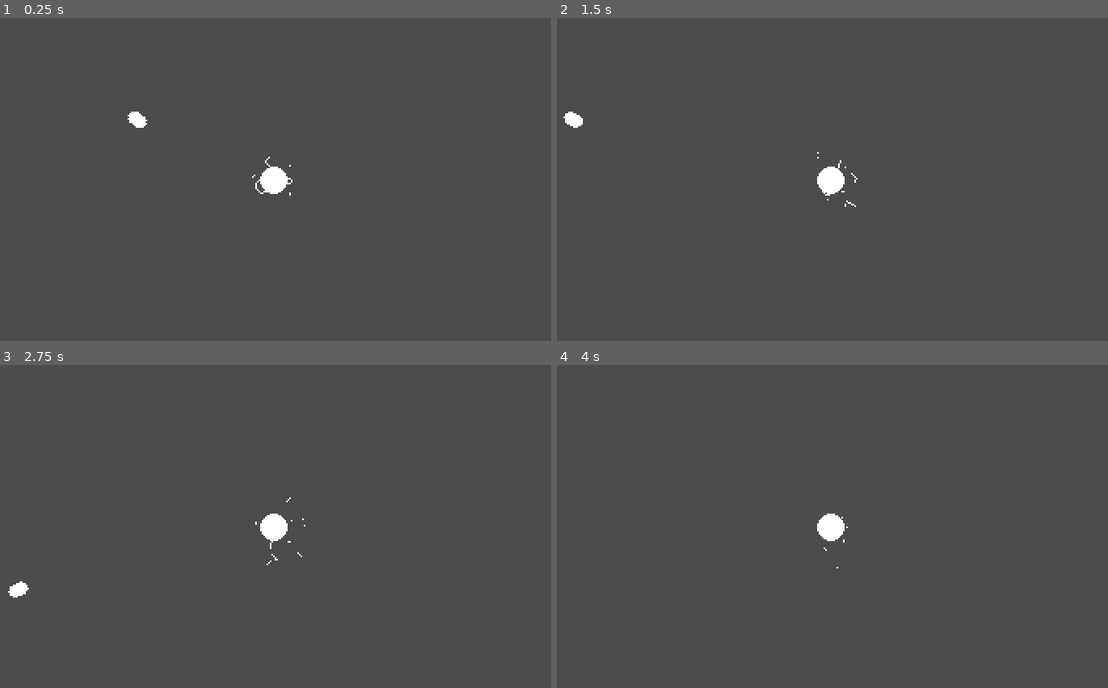
Above: before the commit, frames 1-4 (two rows, left to right).
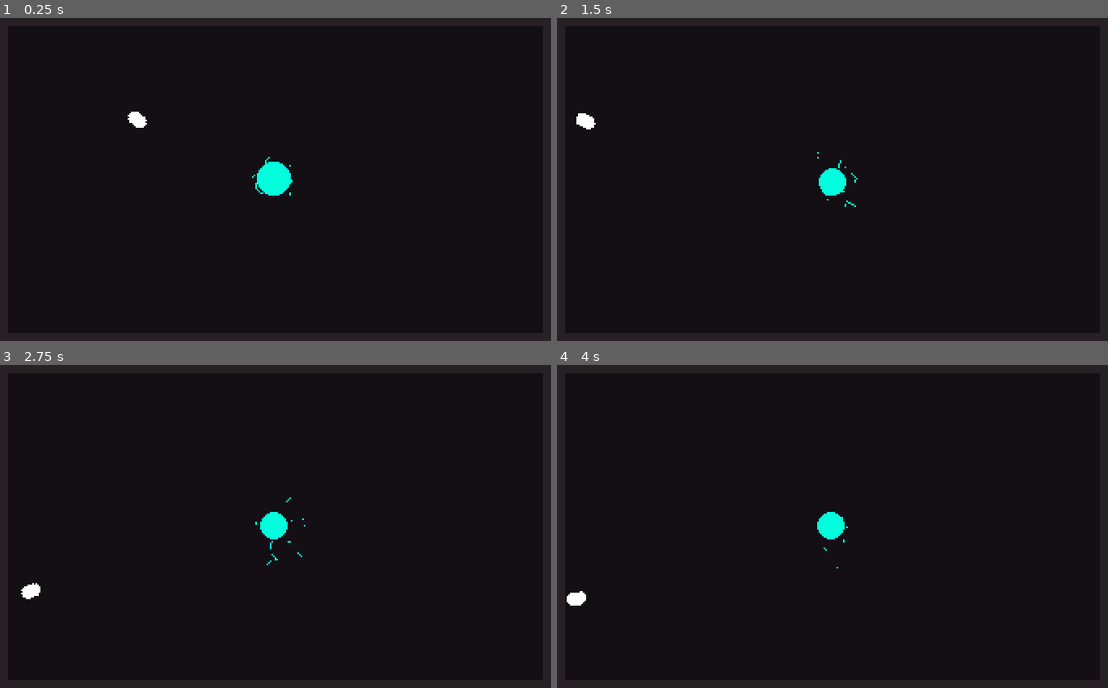
Above: after the commit, the same moments.

Repository: Nexe08/EnergySource
Game: Godot game, scene res://Main.tscn
The game is run twice, just before and just after one commit, with the same random seed, the same clock (stepped at 60 frames per second) and the same inputs.
Inputs (mouse positions are in pixels of both pictures, inside the frame that each line leads up to):
- Up to frame 1 (0.25 s): no input
- Up to frame 2 (1.5 s): move the mouse to (953, 163) at 0.52 s; hold A (a) 0.53-1.28 s; tap D (d) at 0.8, 1.35 s; move the mouse to (722, 195) at 1.27 s
- Up to frame 3 (2.75 s): tap S (s) at 1.55 s; move the mouse to (330, 455) at 2.02 s; hold S (s) from 2.03 s (still down); tap W (w) at 2.3 s
- Up to frame 4 (4 s): move the mouse to (804, 591) at 2.77 s; release S (s) at 2.78 s; tap W (w) at 2.85 s; tap A (a) at 3.05 s; move the mouse to (997, 574) at 3.52 s; hold A (a) from 3.53 s (still down); tap D (d) at 3.8 s

The runs differ from the first frame. In frame 1, 100% of the frame differs, in the area x 0-100%, y 0-100%; in frame 2, 100%; in frame 3, 100%; in frame 4, 100%.

Commit message:
Added: Core setup etc...
* bullet death partical
* Background
* Bounding area

Diff:
--- a/Core/Core.tscn
+++ b/Core/Core.tscn
@@ -1,7 +1,10 @@
-[gd_scene load_steps=4 format=2]
+[gd_scene load_steps=5 format=2]
 
 [ext_resource path="res://Core/script/core.gd" type="Script" id=1]
 [ext_resource path="res://Core/texture/core_source.png" type="Texture" id=2]
+
+[sub_resource type="Animation" id=2]
+length = 0.001
 
 [sub_resource type="Animation" id=1]
 resource_name = "default"
@@ -26,8 +29,9 @@
 texture = ExtResource( 2 )
 hframes = 4
 vframes = 3
-frame = 5
+frame = 11
 
 [node name="AnimationPlayer" type="AnimationPlayer" parent="."]
 autoplay = "default"
+anims/RESET = SubResource( 2 )
 anims/default = SubResource( 1 )
--- a/Main.tscn
+++ b/Main.tscn
@@ -1,14 +1,72 @@
-[gd_scene load_steps=5 format=2]
+[gd_scene load_steps=9 format=2]
 
 [ext_resource path="res://Player/Player.tscn" type="PackedScene" id=1]
 [ext_resource path="res://main.gd" type="Script" id=2]
 [ext_resource path="res://Core/Core.tscn" type="PackedScene" id=3]
 [ext_resource path="res://Camera/Camera.tscn" type="PackedScene" id=4]
 
+[sub_resource type="RectangleShape2D" id=1]
+extents = Vector2( 5, 100 )
+
+[sub_resource type="RectangleShape2D" id=2]
+extents = Vector2( 5, 100 )
+
+[sub_resource type="RectangleShape2D" id=3]
+extents = Vector2( 170, 5 )
+
+[sub_resource type="RectangleShape2D" id=4]
+extents = Vector2( 170, 5 )
+
 [node name="Main" type="Node2D"]
 script = ExtResource( 2 )
 
+[node name="background" type="ColorRect" parent="."]
+margin_right = 340.0
+margin_bottom = 200.0
+color = Color( 0.0784314, 0.0588235, 0.0784314, 1 )
+__meta__ = {
+"_edit_use_anchors_": false
+}
+
+[node name="Line2D" type="Line2D" parent="background"]
+points = PoolVector2Array( 0, 200, 0, 0, 341, 0, 341, 200, 0, 200 )
+default_color = Color( 0.152941, 0.129412, 0.14902, 1 )
+joint_mode = 2
+begin_cap_mode = 2
+end_cap_mode = 2
+
+[node name="BoundingBox" type="Node2D" parent="background"]
+
+[node name="left" type="StaticBody2D" parent="background/BoundingBox"]
+position = Vector2( 0, 100 )
+collision_mask = 0
+
+[node name="CollisionShape2D" type="CollisionShape2D" parent="background/BoundingBox/left"]
+shape = SubResource( 1 )
+
+[node name="right" type="StaticBody2D" parent="background/BoundingBox"]
+position = Vector2( 341, 101 )
+collision_mask = 0
+
+[node name="CollisionShape2D3" type="CollisionShape2D" parent="background/BoundingBox/right"]
+shape = SubResource( 2 )
+
+[node name="up" type="StaticBody2D" parent="background/BoundingBox"]
+position = Vector2( 170, 0 )
+collision_mask = 0
+
+[node name="CollisionShape2D4" type="CollisionShape2D" parent="background/BoundingBox/up"]
+shape = SubResource( 3 )
+
+[node name="down" type="StaticBody2D" parent="background/BoundingBox"]
+position = Vector2( 170, 200 )
+collision_mask = 0
+
+[node name="CollisionShape2D5" type="CollisionShape2D" parent="background/BoundingBox/down"]
+shape = SubResource( 4 )
+
 [node name="Camera" parent="." instance=ExtResource( 4 )]
+visible = false
 
 [node name="Core" parent="." instance=ExtResource( 3 )]
 position = Vector2( 170, 100 )
--- a/Player/Player.tscn
+++ b/Player/Player.tscn
@@ -11,7 +11,6 @@
 
 [node name="Player" instance=ExtResource( 1 )]
 collision_layer = 2
-collision_mask = 0
 gravity_scale = 0.0
 
 [node name="CollisionShape2D" type="CollisionShape2D" parent="." index="0"]
--- a/Projectile/PlayerBullet.tscn
+++ b/Projectile/PlayerBullet.tscn
@@ -29,6 +29,7 @@
 speed = 300.0
 
 [node name="Sprite" parent="." index="0"]
+visible = true
 texture = ExtResource( 2 )
 offset = Vector2( 1, 0 )
 
--- a/Projectile/Projectile.tscn
+++ b/Projectile/Projectile.tscn
@@ -1,11 +1,147 @@
-[gd_scene load_steps=2 format=2]
+[gd_scene load_steps=6 format=2]
 
 [ext_resource path="res://Projectile/Script/projectile.gd" type="Script" id=1]
 
+[sub_resource type="Curve" id=1]
+_data = [ Vector2( 0, 1 ), 0.0, 0.0, 0, 0, Vector2( 0.582192, 0.972336 ), 0.0, 0.0, 0, 0, Vector2( 1, 0 ), 0.0, 0.0, 0, 0 ]
+
+[sub_resource type="Animation" id=3]
+length = 0.001
+tracks/0/type = "value"
+tracks/0/path = NodePath("Sprite:visible")
+tracks/0/interp = 1
+tracks/0/loop_wrap = true
+tracks/0/imported = false
+tracks/0/enabled = true
+tracks/0/keys = {
+"times": PoolRealArray( 0 ),
+"transitions": PoolRealArray( 1 ),
+"update": 0,
+"values": [ true ]
+}
+tracks/1/type = "value"
+tracks/1/path = NodePath("CollisionShape2D:disabled")
+tracks/1/interp = 1
+tracks/1/loop_wrap = true
+tracks/1/imported = false
+tracks/1/enabled = true
+tracks/1/keys = {
+"times": PoolRealArray( 0 ),
+"transitions": PoolRealArray( 1 ),
+"update": 0,
+"values": [ false ]
+}
+tracks/2/type = "value"
+tracks/2/path = NodePath("DeathPartical:emitting")
+tracks/2/interp = 1
+tracks/2/loop_wrap = true
+tracks/2/imported = false
+tracks/2/enabled = true
+tracks/2/keys = {
+"times": PoolRealArray( 0 ),
+"transitions": PoolRealArray( 1 ),
+"update": 0,
+"values": [ false ]
+}
+
+[sub_resource type="Animation" id=2]
+resource_name = "death"
+length = 0.7
+tracks/0/type = "value"
+tracks/0/path = NodePath("DeathPartical:emitting")
+tracks/0/interp = 1
+tracks/0/loop_wrap = true
+tracks/0/imported = false
+tracks/0/enabled = true
+tracks/0/keys = {
+"times": PoolRealArray( 0 ),
+"transitions": PoolRealArray( 1 ),
+"update": 1,
+"values": [ true ]
+}
+tracks/1/type = "method"
+tracks/1/path = NodePath(".")
+tracks/1/interp = 1
+tracks/1/loop_wrap = true
+tracks/1/imported = false
+tracks/1/enabled = true
+tracks/1/keys = {
+"times": PoolRealArray( 0.7 ),
+"transitions": PoolRealArray( 1 ),
+"values": [ {
+"args": [  ],
+"method": "queue_free"
+} ]
+}
+tracks/2/type = "value"
+tracks/2/path = NodePath("Sprite:visible")
+tracks/2/interp = 1
+tracks/2/loop_wrap = true
+tracks/2/imported = false
+tracks/2/enabled = true
+tracks/2/keys = {
+"times": PoolRealArray( 0 ),
+"transitions": PoolRealArray( 1 ),
+"update": 1,
+"values": [ false ]
+}
+tracks/3/type = "value"
+tracks/3/path = NodePath("CollisionShape2D:disabled")
+tracks/3/interp = 1
+tracks/3/loop_wrap = true
+tracks/3/imported = false
+tracks/3/enabled = true
+tracks/3/keys = {
+"times": PoolRealArray( 0 ),
+"transitions": PoolRealArray( 1 ),
+"update": 1,
+"values": [ true ]
+}
+
+[sub_resource type="Animation" id=4]
+resource_name = "reset"
+tracks/0/type = "value"
+tracks/0/path = NodePath("Sprite:visible")
+tracks/0/interp = 1
+tracks/0/loop_wrap = true
+tracks/0/imported = false
+tracks/0/enabled = true
+tracks/0/keys = {
+"times": PoolRealArray( 0 ),
+"transitions": PoolRealArray( 1 ),
+"update": 1,
+"values": [ true ]
+}
+tracks/1/type = "value"
+tracks/1/path = NodePath("CollisionShape2D:disabled")
+tracks/1/interp = 1
+tracks/1/loop_wrap = true
+tracks/1/imported = false
+tracks/1/enabled = true
+tracks/1/keys = {
+"times": PoolRealArray( 0 ),
+"transitions": PoolRealArray( 1 ),
+"update": 1,
+"values": [ false ]
+}
+tracks/2/type = "value"
+tracks/2/path = NodePath("DeathPartical:emitting")
+tracks/2/interp = 1
+tracks/2/loop_wrap = true
+tracks/2/imported = false
+tracks/2/enabled = true
+tracks/2/keys = {
+"times": PoolRealArray( 0 ),
+"transitions": PoolRealArray( 1 ),
+"update": 1,
+"values": [ false ]
+}
+
 [node name="Projectile" type="RigidBody2D"]
 collision_layer = 0
-collision_mask = 0
 gravity_scale = 0.0
+contacts_reported = 1
+contact_monitor = true
 script = ExtResource( 1 )
 
 [node name="Sprite" type="Sprite" parent="."]
@@ -14,4 +150,29 @@
 
 [node name="VisibilityNotifier2D" type="VisibilityNotifier2D" parent="."]
 
+[node name="DeathPartical" type="CPUParticles2D" parent="."]
+emitting = false
+lifetime = 0.72
+one_shot = true
+explosiveness = 1.0
+direction = Vector2( -1, 0 )
+spread = 180.0
+gravity = Vector2( 0, 0 )
+initial_velocity = 46.67
+initial_velocity_random = 0.53
+angular_velocity = 151.4
+angular_velocity_random = 0.2
+angle = 50.7
+angle_random = 0.66
+scale_amount = 4.44
+scale_amount_random = 0.22
+scale_amount_curve = SubResource( 1 )
+
+[node name="AnimationPlayer" type="AnimationPlayer" parent="."]
+autoplay = "reset"
+anims/RESET = SubResource( 3 )
+anims/death = SubResource( 2 )
+anims/reset = SubResource( 4 )
+
+[connection signal="body_entered" from="." to="." method="_on_Projectile_body_entered"]
 [connection signal="screen_exited" from="VisibilityNotifier2D" to="." method="_on_VisibilityNotifier2D_screen_exited"]
--- a/Projectile/Script/projectile.gd
+++ b/Projectile/Script/projectile.gd
@@ -12,3 +12,8 @@
 
 func _on_VisibilityNotifier2D_screen_exited() -> void:
     queue_free()
+
+
+func _on_Projectile_body_entered(_body: Node) -> void:
+    sleeping = true
+    $AnimationPlayer.play("death")
Binary file changed: Core/texture/core_source.png
